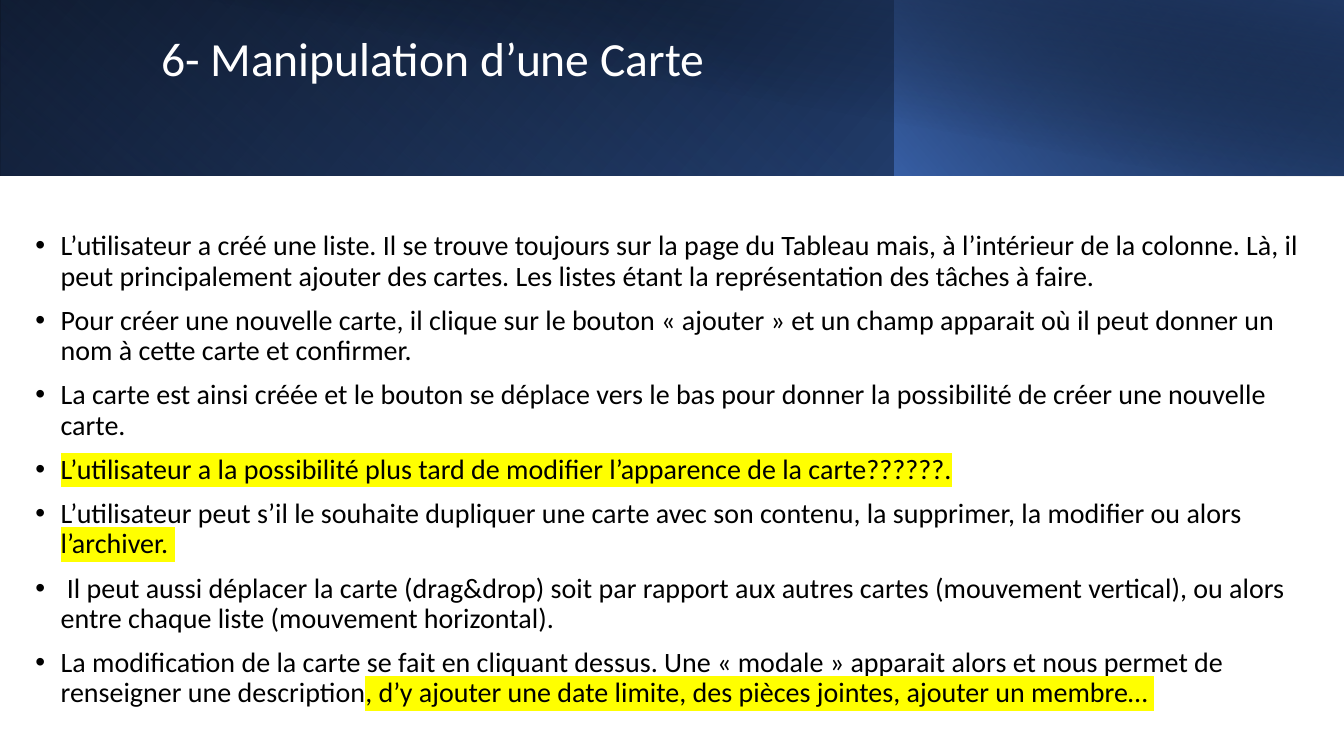
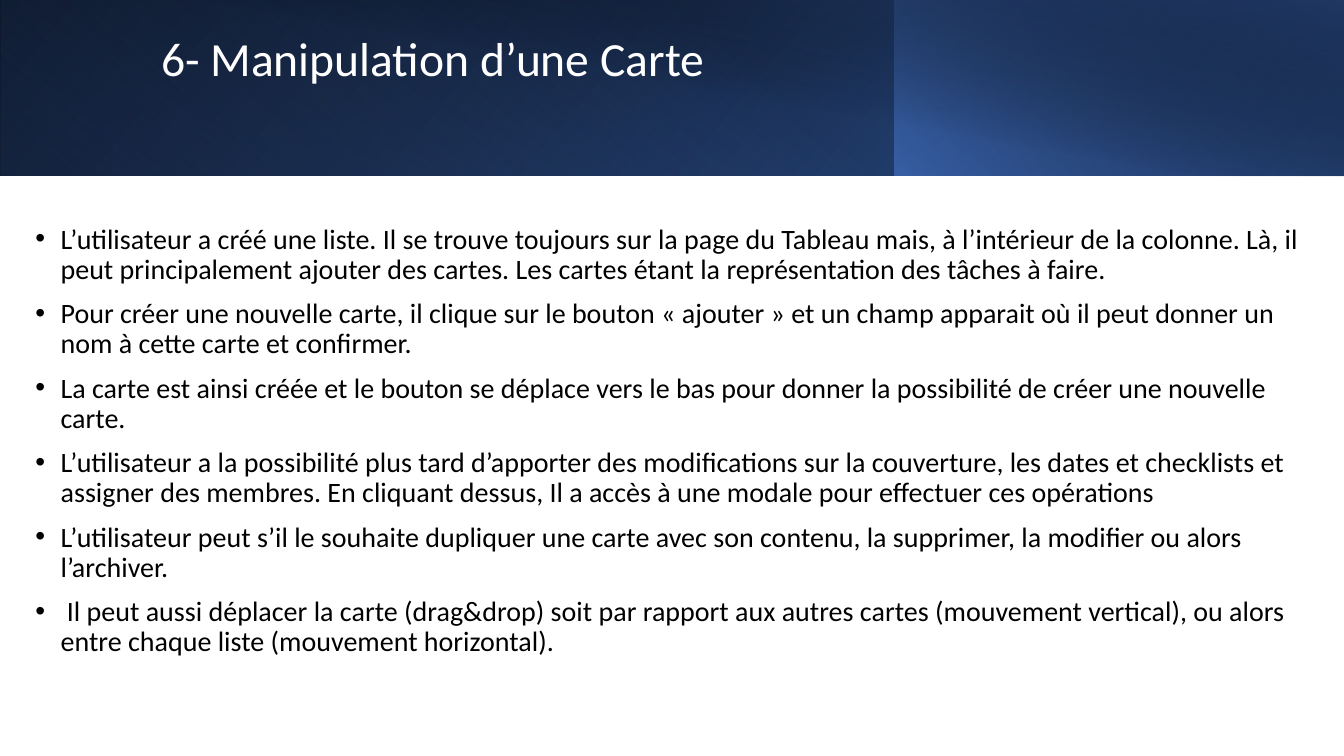
Before and after one commit to mrstph/project-calista, a slide deck: slide 26 of dossier-analyse/dossier-analyse.pptx (slide 25 before the commit). Drawn at 1344x756 pixels with LibreOffice and Linux fonts; fonts in the diff are those of the drawing. Boxes give left, top, right and bottom in pixels: in the first picture for what was removed or moved away, otherwise in the second. Text is boxed around its words. In the diff, an @@ line names an element or a change of style, - is before the commit and + after.

```diff
--- a/dossier-analyse/dossier-analyse.pptx
+++ b/dossier-analyse/dossier-analyse.pptx
@@ text at (x1=61, y1=229, x2=1298, y2=284): text changed @@
-• L’utilisateur a créé une liste. Il se trouve toujours sur la page du Tableau mais, à l’intérieur de la colonne. Là, il peut principalement ajouter des cartes. Les listes étant la représentation des tâches à faire.
+• L’utilisateur a créé une liste. Il se trouve toujours sur la page du Tableau mais, à l’intérieur de la colonne. Là, il peut principalement ajouter des cartes. Les cartes étant la représentation des tâches à faire.
@@ text at (x1=61, y1=452, x2=1284, y2=507): text changed @@
-• L’utilisateur a la possibilité plus tard de modifier l’apparence de la carte??????.
+• L’utilisateur a la possibilité plus tard d’apporter des modifications sur la couverture, les dates et checklists et assigner des membres. En cliquant dessus, Il a accès à une modale pour effectuer ces opérations
@@ text at (x1=61, y1=527, x2=1242, y2=578): highlight #FFFF00 to none in "l’archiver." @@
@@ text at (x1=61, y1=652, x2=1223, y2=709): paragraph removed @@
-• La modification de la carte se fait en cliquant dessus. Une « modale » apparait alors et nous permet de renseigner une description, d’y ajouter une date limite, des pièces jointes, ajouter un membre…
```
Also in this commit, not shown: 36 other slides changed, 3 slides added, 2 slides removed.
